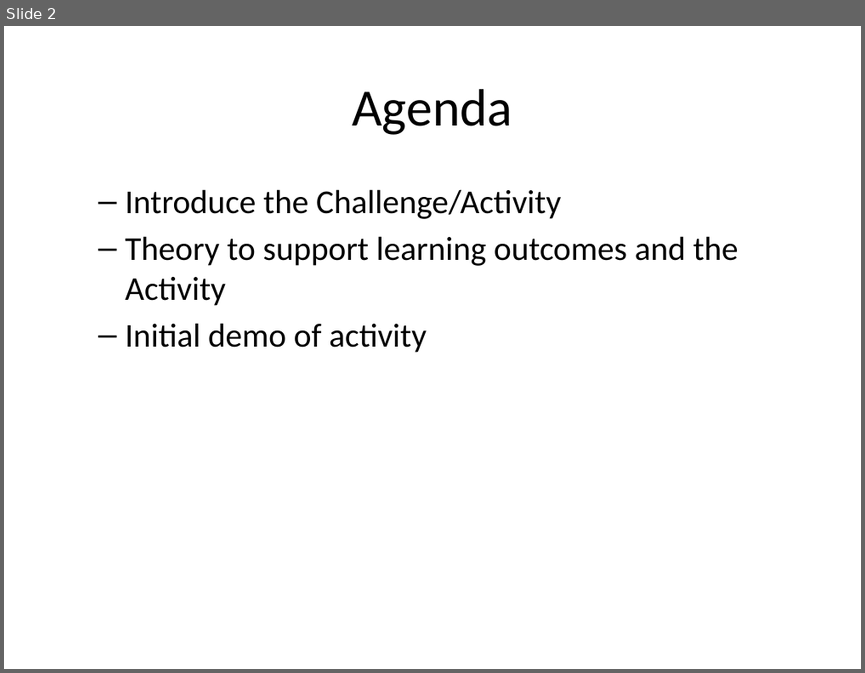
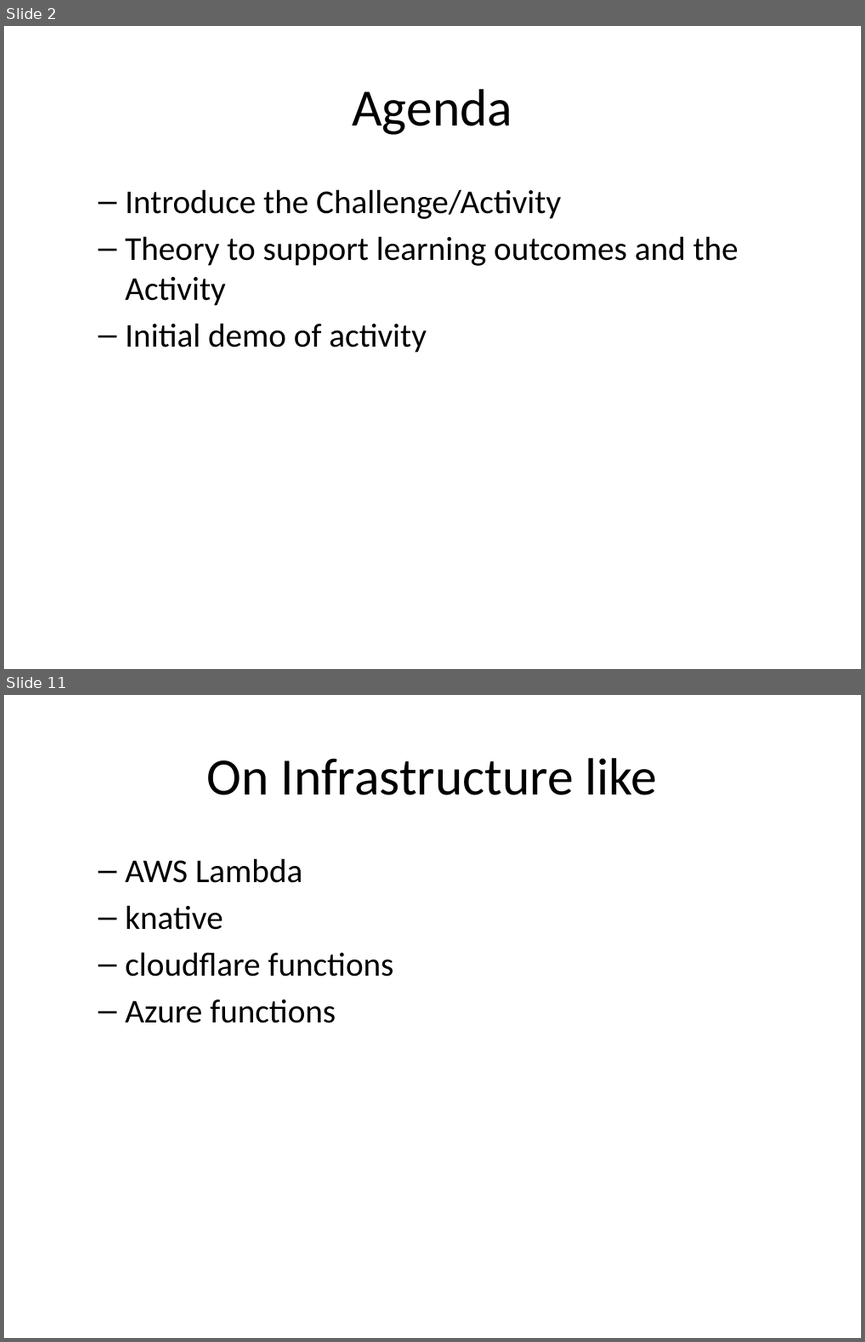
Before and after one commit to rhildred/INFO8985, a slide deck: microservice_analysis/slides.pptx. Shown one above the other, each under a label of ours: slide 2 before the commit, slides 2 and 11 after it; the slides between them are not shown. The pictures are 865x673 and 865x1342 pixels, drawn with LibreOffice and Linux fonts; fonts in the diff are those of the drawing. Boxes give left, top, right and bottom in pixels: in the first picture for what was removed or moved away, otherwise in the second. Text is boxed around its words. In the diff, an @@ line names an element or a change of style, - is before the commit and + after.

```diff
--- a/microservice_analysis/slides.pptx
+++ b/microservice_analysis/slides.pptx
@@ slide 11 added at <box>4,695,861,1338</box>, background #FFFFFF @@
@@ title added at <box>207,758,658,795</box>, 44 pt, text #000000 @@
+On Infrastructure like
@@ text added at <box>125,858,394,1023</box>, 28 pt, text #000000 @@
+  – AWS Lambda
+  – knative
+  – cloudflare functions
+  – Azure functions
```
Also in this commit, not shown: 9 other slides added, 11 other files.
